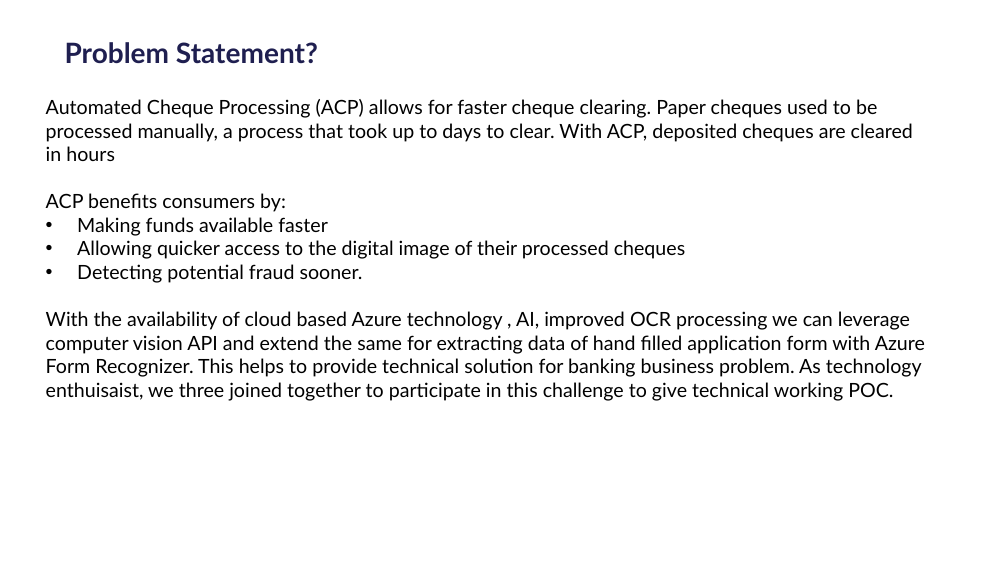
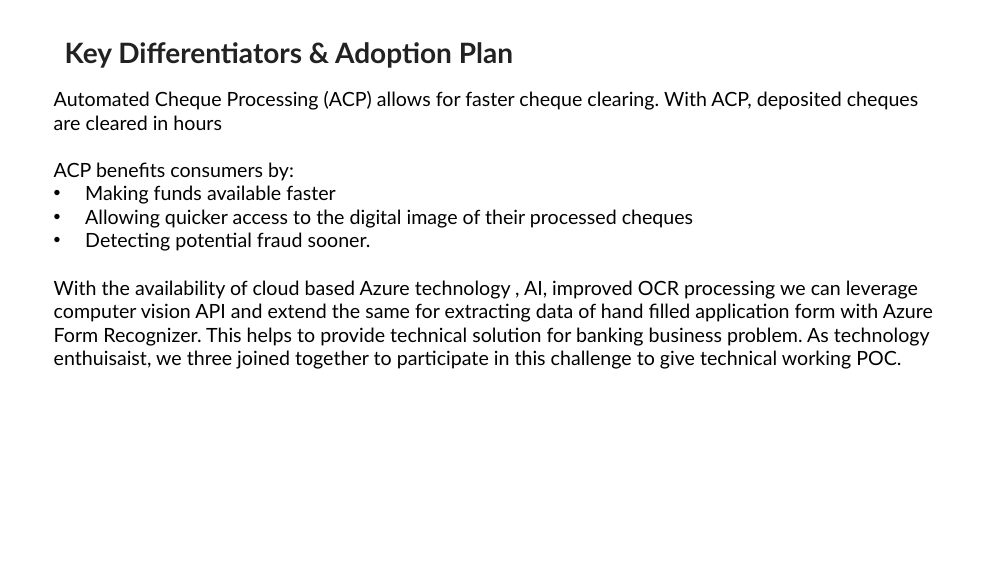
Before and after one commit to siva-tcs/TG-Auto-check, a slide deck: slide 8 of bob_automatedcheck_3GuysFromEdinburgh.pptx (slide 2 before the commit). Drawn at 1008x567 pixels with LibreOffice and Linux fonts; fonts in the diff are those of the drawing; background and template pictures are left out. Boxes give left, top, right and bottom in pixels: in the first picture for what was removed or moved away, otherwise in the second. Text is boxed around its words. In the diff, an @@ line names an element or a change of style, - is before the commit and + after.

Commit message:
updated with e product, problem statement and key differentor

```diff
--- a/bob_automatedcheck_3GuysFromEdinburgh.pptx
+++ b/bob_automatedcheck_3GuysFromEdinburgh.pptx
@@ title at bbox=[65, 42, 513, 68]: text changed; text colour #1F1F50 to #222222 @@
-Problem Statement?
+Key Differentiators & Adoption Plan
@@ text "Automated Cheque Processing (ACP) allows ...": place and size @@
-text "Automated Cheque Processing (ACP) allows ..." at bbox=[46, 99, 925, 401]
+text "Automated Cheque Processing (ACP) allows ..." at bbox=[54, 91, 933, 369]
@@ text at bbox=[54, 91, 918, 130]: text changed @@
-Automated Cheque Processing (ACP) allows for faster cheque clearing. Paper cheques used to be processed manually, a process that took up to days to clear. With ACP, deposited cheques are cleared in hours
+Automated Cheque Processing (ACP) allows for faster cheque clearing. With ACP, deposited cheques are cleared in hours
@@ text at bbox=[54, 162, 933, 369]: highlight none to #FFFFFF in "ACP benefits consumers by:", "Making funds available faster", "Allowing quicker access to the digital image ...", "Detecting potential fraud sooner." and 1 more places @@
```
Also in this commit, not shown: 1 slide added, 1 slide removed.
